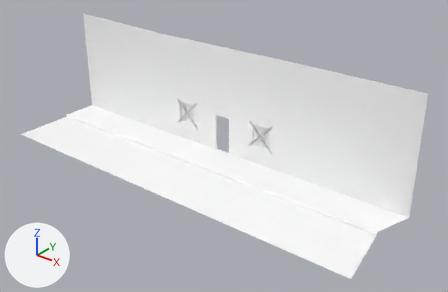
What one commit did to the FBX model Assets/Mesh/OUTSIDE_HOUSE.fbx.
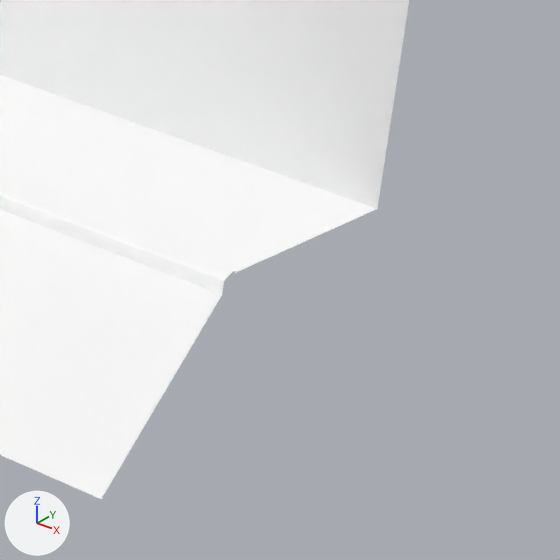
Each version appears first whole from a 50 mm lens placed at (19.58, -30.4, 15.46), pointed at (1.79, -8.17, 1.67), and next in a close-up on the part from 74% to 100% of the width and 59% to 100% of the height. Every picture has the same lights, and +X, +Y and +Z are marked at lower left. Where no turn or scale is listed for an object, it has been applied to the vertices. Vertices at the same position are counted once.

The first close-up shows 'OUTSIDE_HOUSE'.
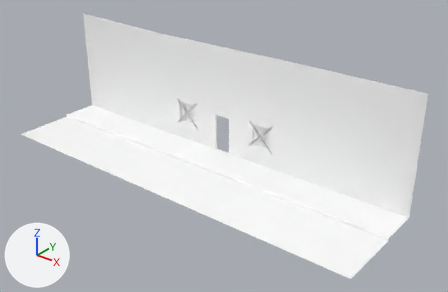
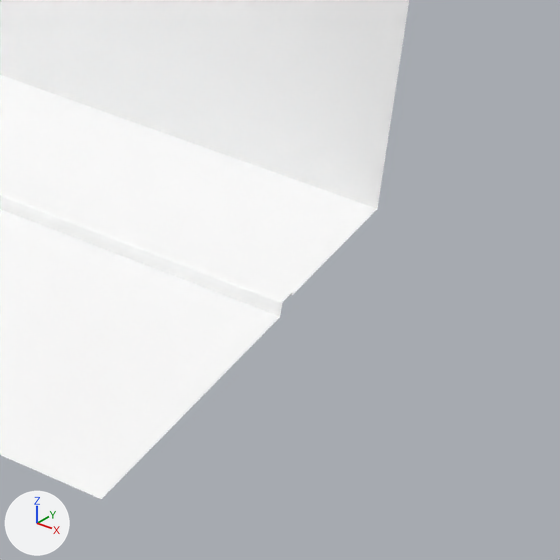
Edits to the bpy script that builds the scene:
```text
Change me_mesh:
    where me_mesh.from_pydata(...)  # 169 vertices, 146 faces; spans x -11.0..11.0, y -11.6..-5.9, z -0.1..6.1
    used by ob_outside_house; location = (0.0, 0.0, 0.0)
    before: 147 (10.4, -8.2, 0.0) at pixel (225, 279), 148 (10.4, -8.0, 0.0) at pixel (233, 270), 150 (10.4, -8.0, 0.0) at pixel (234, 273), 151 (10.4, -8.2, -0.1) at pixel (222, 294), 152 (10.4, -8.2, 0.0) at pixel (223, 281)
    before: 153 (10.4, -8.0, 0.0) at pixel (234, 271)
    me_mesh part 1
    add for i in [147, 148, *range(150, 154)]: me_mesh.vertices[i].co += Vector((0.6, 0.0, 0.0))
```

Pixel boxes [x1, y1, x2, y2] of what changed, in the close-ups (560 x 560 px; the box of a moved part takes in the faces that stretch with it):
part 1 of me_mesh, moved or reshaped: before [99, 207, 376, 499]; after [99, 207, 377, 499]
